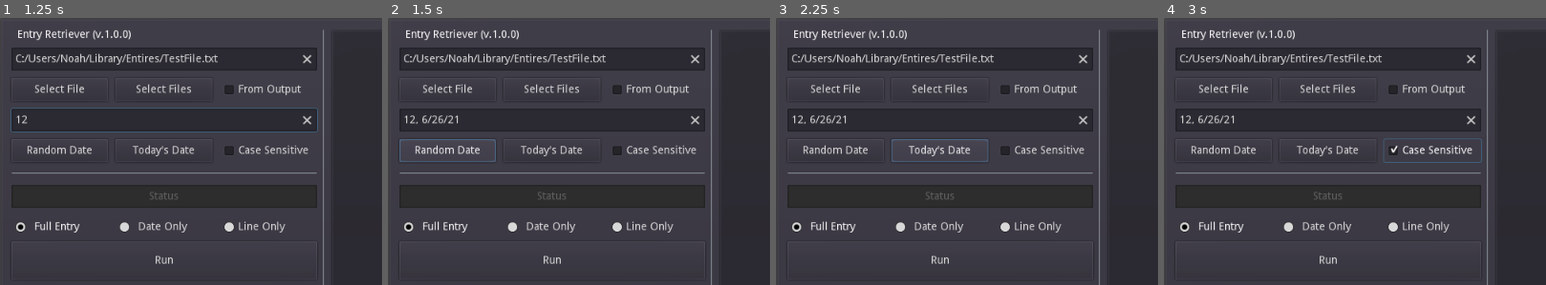
Above: before the commit, frames 1-4 (left to right).
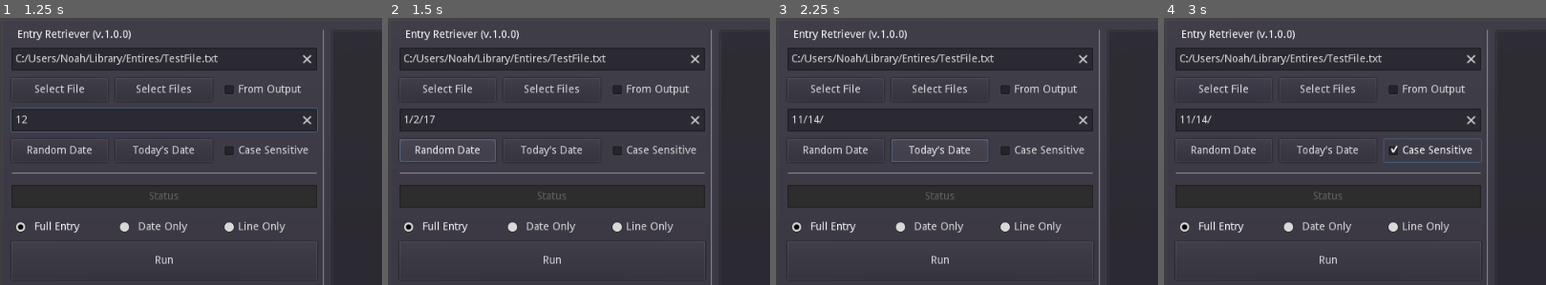
Above: after the commit, the same moments.

Repository: PlainOldNoah/file-retriever
Game: Godot game, scene res://Main.tscn
The game is run twice, just before and just after one commit, with the same random seed, the same clock (stepped at 60 frames per second) and the same inputs.
Inputs (mouse positions are % of the whole screen's width and height, from its top left):
- Up to frame 1 (1.25 s): click (22, 19) at 0.52 s; type "12" at 0.6 s
- Up to frame 2 (1.5 s): click "Random Date" at 1.25 s
- Up to frame 3 (2.25 s): click "Today's Date" at 2 s
- Up to frame 4 (3 s): click "Case Sensitive" at 2.75 s
The pictures show only the part of the screen within x 0-50%, y 0-50%; the shares and areas given below are measured in that part.

Frame 1 is identical in both runs. In frame 2, 0.2% of the frame differs, in the area x 5-19%, y 36-40%; in frame 3, 0.2%; in frame 4, 0.2%.

Commit message:
Added today's date feature, updated random date, removed unused code

Diff:
--- a/EntryRetriever/Main.gd
+++ b/EntryRetriever/Main.gd
@@ -1,21 +1,21 @@
 extends PanelContainer
-
-const windowSize = Vector2(700, 320)
-const bigWindowSize = Vector2(700, 720)
 
 var inputFolderFormat = "Logs - *"
 var inputFileFormat = "(??) * - *"
 var entryHeaderFormat = "*/*/*, *day"
+var startingDate = {"year":2017, "month":1, "day":1,}
 
 enum INPUT_TYPES {DIRECTORY, FILE, FILES}
 var inputType
-
-var printEntry:bool = true
-var printDate:bool = true
 
 var searchKeyArray : PoolStringArray = [] #Holds the comma seperated search terms
 var operationArray : PoolStringArray = [] #Stores the operation of each search term
 var allTermsArray : PoolStringArray = [] #Stores every term, used in printing to output
+
+enum printOptions {FULL, DATE, MATCHEDLINE}
+export (printOptions) var printOption = printOptions.FULL
+
+var estimatedTotalDays: int = 0
 
 var rng = RandomNumberGenerator.new()
 
@@ -37,19 +37,13 @@
 onready var StatusBarOutput = $MarginContainer/HBoxContainer/GUI/StatusBar
 
 onready var AppendButton = $MarginContainer/HBoxContainer/GUI/LowerControl/ExportControls/VBoxContainer/ExportModeButton/Append
-onready var OverwriteButton = $MarginContainer/HBoxContainer/GUI/LowerControl/ExportControls/VBoxContainer/ExportModeButton/Overwrite
-
-onready var printEntryButton = $MarginContainer/HBoxContainer/GUI/RunButtons/OutputButtons/PrintEntry
-onready var printDateButton = $MarginContainer/HBoxContainer/GUI/RunButtons/OutputButtons/PrintDate
-
-#---
+
 onready var CaseSenseToggle = $MarginContainer/HBoxContainer/GUI/SearchKey/SearchKeyButtons/CaseSensitive
 
 #============================ Functions
 
 func _ready():
 	OS.set_window_position(OS.get_screen_size()*0.5 - OS.get_window_size()*0.5)
-#	reset_statistics()
 	rng.randomize()
 
 func _unhandled_input(event):
@@ -64,7 +58,6 @@
 	ElapsedTimeOutput.text = "0"
 	StatusBarOutput.text = "Idle"
 	OutputTextBox.bbcode_text = ""
-#	LoadingBar.value = 0
 
 
 #Recursively loops though directories and retrieves files
@@ -195,7 +188,7 @@
 #Prints out an entry given a start and end header position
 func print_to_output(f:File, currentHeaderPos:int, nextHeaderPos:int):
 
-	#TODO: Use this to get the end of a file to add a new line
+#	TODO: Use this to get the end of a file to add a new line
 #	f.seek_end(0)
 #	print("END: ", f.get_position())
 
@@ -204,19 +197,30 @@
 
 	while f.get_position() < nextHeaderPos:
 
-
 		line = f.get_line()
 
-		if printDate and not printEntry:
-			if line.matchn(entryHeaderFormat):
+		match get_print_option():
+			0: #Full
+				for i in allTermsArray.size():
+					if find_match(line, allTermsArray[i]):
+						line = "[color=lime]" + line + "[/color]"
 				OutputTextBox.bbcode_text += line + "\n"
-				return
-
-		elif printDate and printEntry:
-			for i in allTermsArray.size():
-				if find_match(line, allTermsArray[i]):
-					line = "[color=lime]" + line + "[/color]"
-		OutputTextBox.bbcode_text += line + "\n"
+
+			1: #Date
+				if line.matchn(entryHeaderFormat):
+					OutputTextBox.bbcode_text += line + "\n"
+					return
+
+			2: #Matched Line
+				for i in allTermsArray.size():
+					if line.matchn(entryHeaderFormat):
+						if OutputTextBox.bbcode_text.empty():
+							OutputTextBox.bbcode_text += line + "\n"
+						else:
+							OutputTextBox.bbcode_text += "\n" + line + "\n"
+
+					elif find_match(line, allTermsArray[i]):
+						OutputTextBox.bbcode_text += line + "\n"
 
 
 #Unused
@@ -281,35 +285,43 @@
 	operationArray = tempOperationArray
 
 
+#Finds the number of days since 1/1/2017 and selects a random date
+#Then reverse engineer that value into a date:string that is returned
 func generate_rand_date() -> String:
-	var date = OS.get_date()
-	var year = rng.randi_range(2017, date.year)
-	var month = 01
-	var day = 1
-
-	if year != date.year:
-		month = rng.randi_range(1, 12)
-	else:
-		month = rng.randi_range(1, date.month)
-
-	var maxDay = 31
-	if year == date.year and month == date.month:
-		maxDay = date.day
-	elif month == 2:
-		if year % 4 == 0:
-			maxDay = 29
-		else:
-			maxDay = 28
-	elif month == 4 or month == 6 or month == 9 or month == 11:
-		maxDay = 30
-	day = rng.randi_range(1, maxDay)
-
-	year = str(year)
-	year.erase(0, 2)
-
-	var output = str(month) + "/" + str(day) + "/" + year
+	var currentDate:Dictionary = OS.get_date()
+	var yearLength:float = 365.25
+	var monthLength:float = 30.4375
+
+	#Estimating number of days since 1/1/2017
+	if estimatedTotalDays == 0: #Determine about how many days have passed since the startingDate
+		var tempSum:float = (currentDate.year - startingDate.year) * yearLength #year:days
+		tempSum += (currentDate.month - startingDate.month) * monthLength       #month:days
+		tempSum += currentDate.day
+		estimatedTotalDays = floor(tempSum)
+
+	#Generating Random Date
+	var randomNumber = rng.randi_range(0, estimatedTotalDays)
+	var randomDate = {"year": 0, "month": 0, "day":0}
+
+	randomDate.year = floor(randomNumber / yearLength)
+	randomNumber -= randomDate.year * yearLength
+
+	randomDate.month = round(randomNumber / monthLength)
+	randomDate.day = round(fmod(randomNumber, monthLength))
+
+	#Cleaning Values
+	randomDate.year += 17 #Instead of adding 2017 and removing the 20, just add 17
+	randomDate.day = max(randomDate.day, 1)
+	randomDate.month = max(randomDate.month, 1)
+
+	#Returning
+	var output = str(randomDate.month) + "/" + str(randomDate.day) + "/" + str(randomDate.year)
 	return output
 
+#============================ Getters
+
+func get_print_option() -> int:
+	return(printOption)
 
 #============================ Buttons and Signals
 
@@ -327,7 +339,7 @@
 	yield(get_tree().create_timer(0.02), "timeout")
 
 
-#	#This checks the input field to see if a directory or txt file is input
+	#This checks the input field to see if a directory or txt file is input
 	if SelectionInput.text.match("*.txt"):
 		inputType = INPUT_TYPES.FILE
 	else:
@@ -369,31 +381,35 @@
 	parse_search_keys()
 
 func _on_RandomDate_pressed():
-	if not SearchKeyInput.text.empty():
-		SearchKeyInput.text += ", "
-	SearchKeyInput.text += generate_rand_date()
+	SearchKeyInput.text = generate_rand_date()
 	parse_search_keys()
 
+#Gets the current date and puts it into the search key input
 func _on_TodaysDate_pressed():
-	pass # Replace with function body.
-
-func _on_CaseSensitive_toggled(button_pressed):
-	pass # Replace with function body.
-
-
-#Control for what is output after running
-func _on_PrintDate_toggled(button_pressed):
-	printDate = button_pressed
-#	if printDate == false:
-#		printEntryButton.pressed = false
-
-func _on_PrintEntry_toggled(button_pressed):
-	printEntry = button_pressed
-#	if printEntry == true:
-#		printDateButton.pressed = true
-
-func _on_PrintLine_toggled(button_pressed):
-	pass # Replace with function body.
+	var date = OS.get_date()
+	var searchDate = str(date.month) + "/" + str(date.day) + "/"
+	SearchKeyInput.text = searchDate
+
+	#If shift is held down, add exclusion dates which narrow results and increase seach time
+	if Input.is_key_pressed(KEY_SHIFT):
+		for i in (date.year - startingDate.year + 1):
+			var year = str(startingDate.year + i)
+
+			SearchKeyInput.text += ", "
+			SearchKeyInput.text += "-" + str(date.month) + "/" + str(date.day) + "/" + year
+
+	parse_search_keys()
+
+
+#Buttons for controlling what to send to output window
+func _on_PrintEntry_pressed():
+	printOption = printOptions.FULL
+
+func _on_PrintDate_pressed():
+	printOption = printOptions.DATE
+
+func _on_PrintLine_pressed():
+	printOption = printOptions.MATCHEDLINE
 
 
 #Popup Controls
@@ -444,7 +460,10 @@
 	pass # Replace with function body.
 
 func _on_Clear_pressed():
-	reset_statistics()
+	if Input.is_key_pressed(KEY_SHIFT):
+		get_tree().reload_current_scene()
+	else:
+		reset_statistics()
 
 func _on_Quit_pressed():
 	get_tree().quit()
--- a/EntryRetriever/Main.tscn
+++ b/EntryRetriever/Main.tscn
@@ -2,15 +2,15 @@
 
 [ext_resource path="res://Main.gd" type="Script" id=1]
 
+[sub_resource type="ButtonGroup" id=1]
+
+[sub_resource type="InputEventAction" id=2]
+action = "ui_accept"
+
+[sub_resource type="ShortCut" id=3]
+shortcut = SubResource( 2 )
+
 [sub_resource type="ButtonGroup" id=4]
-
-[sub_resource type="InputEventAction" id=1]
-action = "ui_accept"
-
-[sub_resource type="ShortCut" id=2]
-shortcut = SubResource( 1 )
-
-[sub_resource type="ButtonGroup" id=3]
 
 [node name="PanelContainer" type="PanelContainer"]
 anchor_right = 1.0
@@ -458,14 +458,14 @@
 selection_enabled = true
 
 [node name="SingleInputFileDialog" type="FileDialog" parent="."]
-margin_left = 7.0
-margin_top = 7.0
-margin_right = 693.0
-margin_bottom = 711.0
-rect_min_size = Vector2( 400, 140 )
+margin_left = 200.0
+margin_top = 175.0
+margin_right = 800.0
+margin_bottom = 525.0
+rect_min_size = Vector2( 600, 350 )
 rect_clip_content = true
-size_flags_horizontal = 3
-size_flags_vertical = 3
+size_flags_horizontal = 4
+size_flags_vertical = 4
 popup_exclusive = true
 resizable = true
 mode_overrides_title = false
@@ -476,14 +476,14 @@
 current_path = "/Main_Hub/Game Dev/Projects/GitEntryRetriever/EntryRetriever/"
 
 [node name="OutputFileConfirmation" type="ConfirmationDialog" parent="."]
-margin_left = 200.0
-margin_top = 325.0
-margin_right = 500.0
-margin_bottom = 393.0
-rect_min_size = Vector2( 300, 0 )
+margin_left = 300.0
+margin_top = 316.0
+margin_right = 700.0
+margin_bottom = 384.0
+rect_min_size = Vector2( 400, 0 )
 rect_clip_content = true
-size_flags_horizontal = 3
-size_flags_vertical = 3
+size_flags_horizontal = 4
+size_flags_vertical = 4
 popup_exclusive = true
 window_title = ""
 
@@ -492,9 +492,9 @@
 anchor_top = 0.5
 anchor_right = 0.5
 anchor_bottom = 0.5
-margin_left = -142.0
+margin_left = -192.0
 margin_top = -26.0
-margin_right = 142.0
+margin_right = 192.0
 margin_bottom = -2.0
 size_flags_horizontal = 0
 size_flags_vertical = 0
@@ -510,10 +510,9 @@
 [connection signal="text_changed" from="MarginContainer/HBoxContainer/GUI/SearchKey/SearchKeyInput" to="." method="_on_Search_Keys_text_changed"]
 [connection signal="pressed" from="MarginContainer/HBoxContainer/GUI/SearchKey/SearchKeyButtons/RandomDate" to="." method="_on_RandomDate_pressed"]
 [connection signal="pressed" from="MarginContainer/HBoxContainer/GUI/SearchKey/SearchKeyButtons/TodaysDate" to="." method="_on_TodaysDate_pressed"]
-[connection signal="toggled" from="MarginContainer/HBoxContainer/GUI/SearchKey/SearchKeyButtons/CaseSensitive" to="." method="_on_CaseSensitive_toggled"]
-[connection signal="toggled" from="MarginContainer/HBoxContainer/GUI/RunButtons/OutputButtons/PrintEntry" to="." method="_on_PrintEntry_toggled"]
-[connection signal="toggled" from="MarginContainer/HBoxContainer/GUI/RunButtons/OutputButtons/PrintDate" to="." method="_on_PrintDate_toggled"]
-[connection signal="toggled" from="MarginContainer/HBoxContainer/GUI/RunButtons/OutputButtons/PrintLine" to="." method="_on_PrintLine_toggled"]
+[connection signal="pressed" from="MarginContainer/HBoxContainer/GUI/RunButtons/OutputButtons/PrintEntry" to="." method="_on_PrintEntry_pressed"]
+[connection signal="pressed" from="MarginContainer/HBoxContainer/GUI/RunButtons/OutputButtons/PrintDate" to="." method="_on_PrintDate_pressed"]
+[connection signal="pressed" from="MarginContainer/HBoxContainer/GUI/RunButtons/OutputButtons/PrintLine" to="." method="_on_PrintLine_pressed"]
 [connection signal="pressed" from="MarginContainer/HBoxContainer/GUI/RunButtons/Run" to="." method="_on_Run_pressed"]
 [connection signal="pressed" from="MarginContainer/HBoxContainer/GUI/LowerControl/ExportControls/VBoxContainer/ExportBtn" to="." method="_on_ExportBtn_pressed"]
 [connection signal="pressed" from="MarginContainer/HBoxContainer/GUI/LowerControl/FinalButtons/HBoxContainer/Clear" to="." method="_on_Clear_pressed"]
Not shown: 6 places in EntryRetriever/Main.tscn that only renumber resources
